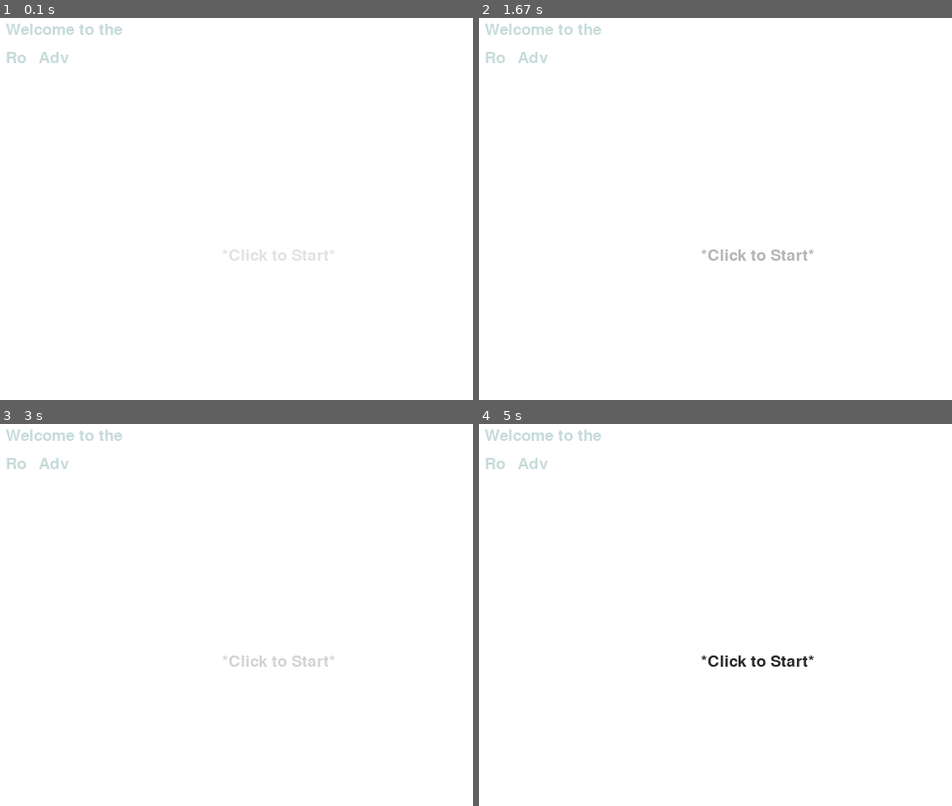
Above: before the commit, frames 1-4 (two rows, left to right).
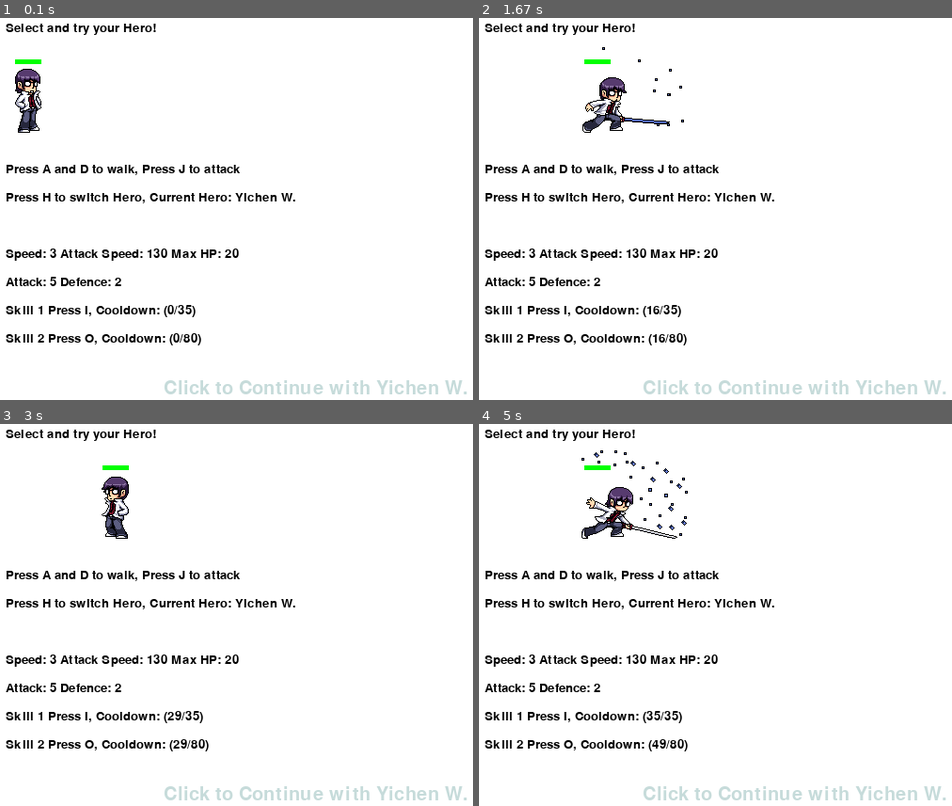
Above: after the commit, the same moments.

Repository: Pitrick3141/RoAdv
Game: pygame game, started from main.py
Same seed, same stepped clock (60 frames per second), same inputs: the game is played once before the commit and once after it.
Inputs (mouse positions are in pixels of both pictures, inside the frame that each line leads up to):
- Up to frame 1 (0.1 s): no input
- Up to frame 2 (1.67 s): hold D 0.33-0.8 s; move the mouse to (772, 270) at 0.37 s; hold D 0.83-1.3 s; move the mouse to (outside the picture) at 0.87 s; tap J at 0.9, 1.2 s
- Up to frame 3 (3 s): hold A 1.9-2.3 s; move the mouse to (411, 488) at 1.93 s; tap J at 1.97, 2.27 s
- Up to frame 4 (5 s): hold A 3-3.47 s; move the mouse to (810, 496) at 3.03 s; tap J at 3.07, 3.37, 4.4, 4.7 s; hold D 4.33-4.8 s; move the mouse to (outside the picture) at 4.37 s

The runs differ from the first frame. In frame 1, 5.6% of the frame differs, in the area x 1-99%, y 1-99%; in frame 2, 6.0%; in frame 3, 5.7%; in frame 4, 6.2%.

Commit message:
Daily Update @ Aug 14, 2022

Diff:
--- a/FormHome.py
+++ b/FormHome.py
@@ -118,12 +118,13 @@
                     click_alpha += 5
                     if click_alpha > 255:
                         reverse = -1
-                elif click_alpha > 255 or click_alpha < 50:
+                elif click_alpha > 255 or click_alpha < 100:
                     reverse *= -1
                 click_alpha += 5 * reverse
             # 阶段2后 关于文本出现，闪烁并循环
             if Globles.get_stage() >= 2:
-                Globles.show_text(self.screen, about_texts[about_index], 20, 70, color='black', alpha=about_alpha, size=15, bold=False)
+                Globles.show_text(self.screen, about_texts[about_index], 20, 70,
+                                  color='black', alpha=about_alpha, size=15, bold=False)
                 if about_reverse == 0:
                     about_alpha += 3
                     if about_alpha > 255:
--- a/Globles.py
+++ b/Globles.py
@@ -334,14 +334,13 @@
     size = kwargs.get('size') if 'size' in kwargs.keys() else 25
     # 是否加粗 默认 是
     is_bold = kwargs.get('bold') if 'bold' in kwargs.keys() else True
-    # 是否斜体 默认 否
-    is_italic = kwargs.get('italic') if 'italic' in kwargs.keys() else False
     # 是否按坐标居中 默认 否
     is_middle = kwargs.get('middle') if 'middle' in kwargs.keys() else False
 
     # 字体 微软雅黑
-    font = pygame.font.SysFont('Microsoft Yahei', size, is_bold, is_italic)
-    if sys.platform != 'win32':
+    if sys.platform == 'win32':
+        font = pygame.font.SysFont('Microsoft Yahei', size, is_bold)
+    else:
         if is_bold:
             font = pygame.font.Font('fonts/Yahei_Bold.ttf', size)
         else:
--- a/debugOutp.py
+++ b/debugOutp.py
@@ -14,6 +14,8 @@
 
 
 def debug(text: str, **kwargs):
+    # 输出调试信息 (信息, 参数)
+
     # 读取当前时间
     current_time = time.strftime("%H:%M:%S", time.localtime())
 
--- a/main.py
+++ b/main.py
@@ -9,9 +9,9 @@
     # 初始化全局变量
     Globles.init()
     # 初始化开始页面
-    FormHome.init()
+    # FormHome.init()
     # 显示开始页面
-    FormHome.display()
+    # FormHome.display()
     # 初始化开始页面
     FormReady.init()
     # 显示开始页面
